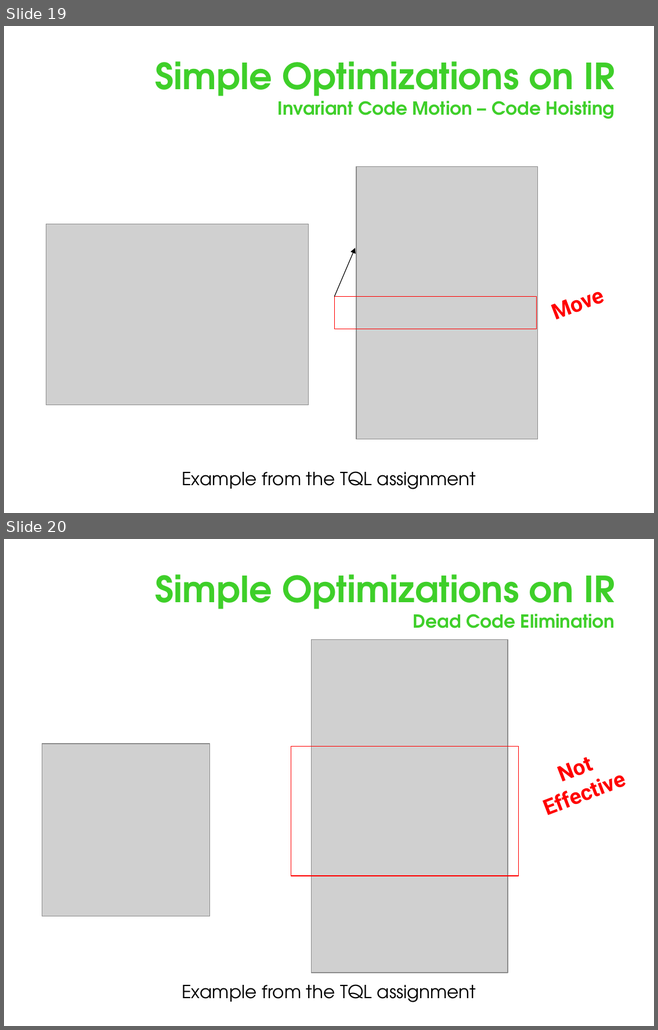
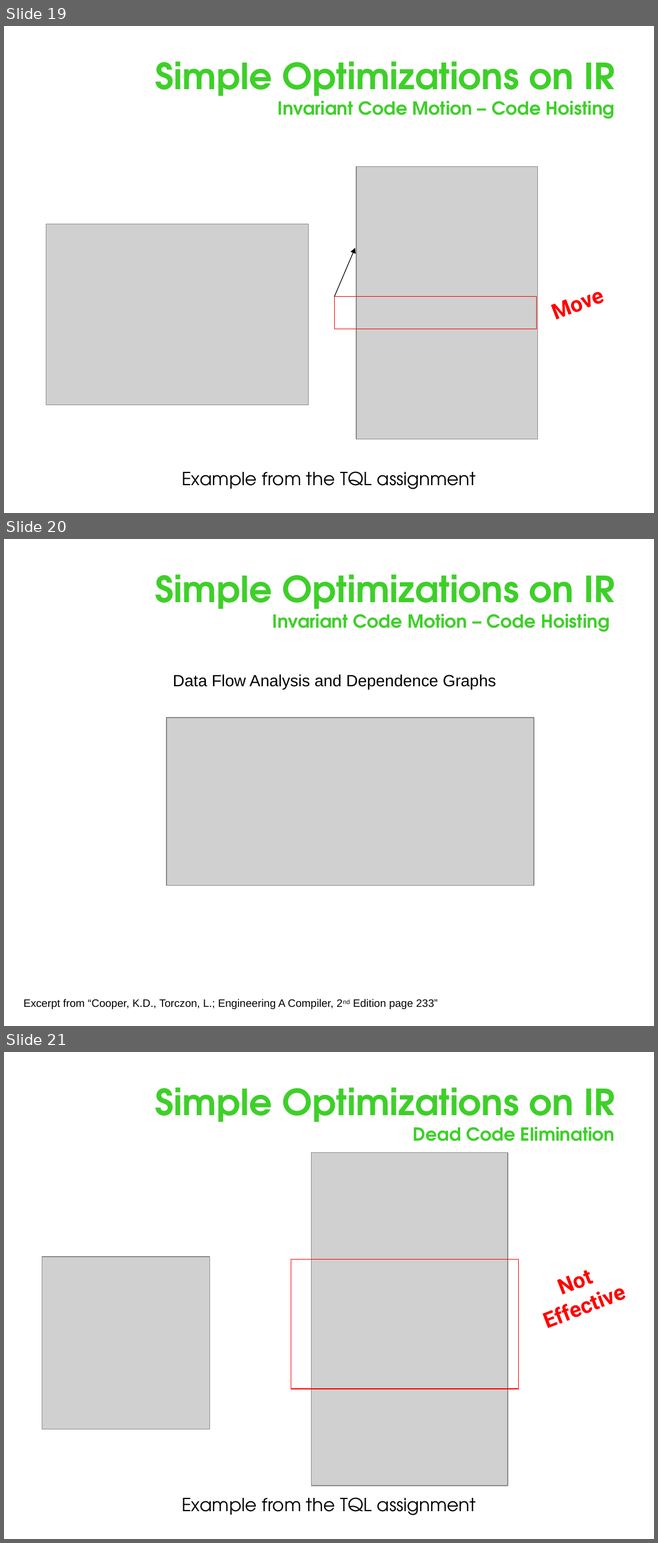
Before and after one commit to auotomaton/ceng444-spring2024, a slide deck: lectures/Lecture05/Lecture05.pptx. Shown one above the other, each under a label of ours: slides 19 and 20 before the commit, slides 19, 20 and 21 after it. The pictures are 658x1030 and 658x1543 pixels, drawn with LibreOffice and Linux fonts; fonts in the diff are those of the drawing; grey boxes stand for pictures; background and template pictures are left out. Boxes give left, top, right and bottom in pixels: in the first picture for what was removed or moved away, otherwise in the second. Text is boxed around its words. In the diff, an @@ line names an element or a change of style, - is before the commit and + after.

```diff
--- a/lectures/Lecture05/Lecture05.pptx
+++ b/lectures/Lecture05/Lecture05.pptx
@@ slide 20 added at bbox=[4, 539, 654, 1026], background picture (left out) @@
@@ title added at bbox=[155, 574, 615, 632], 20 pt, text #3ECF29, bold @@
+Simple Optimizations on IR
+Invariant Code Motion – Code Hoisting
@@ text added at bbox=[173, 674, 496, 690], 18 pt, text #000000 @@
+Data Flow Analysis and Dependence Graphs
@@ picture added at bbox=[166, 718, 534, 885] @@
@@ text added at bbox=[24, 999, 437, 1009], 12 pt, text #000000 @@
+Excerpt from “Cooper, K.D., Torczon, L.; Engineering A Compiler, 2nd Edition page 233”
@@ what was slide 20 is now slide 21 @@
```
Also in this commit, not shown: 2 other files.
